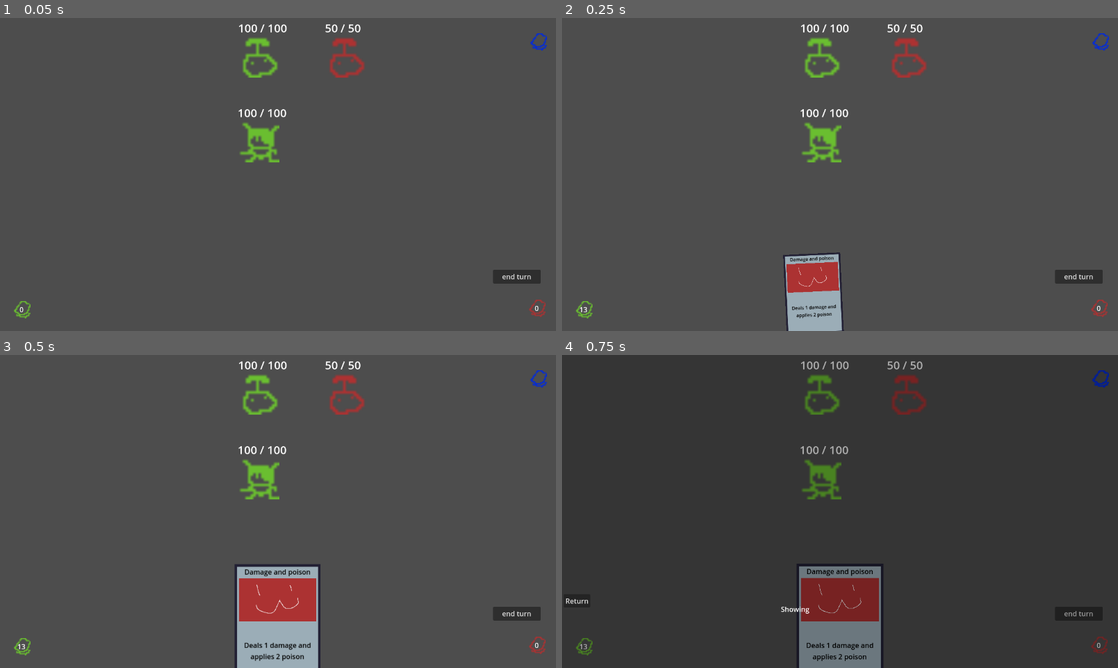
Above: before the commit, frames 1-4 (two rows, left to right).
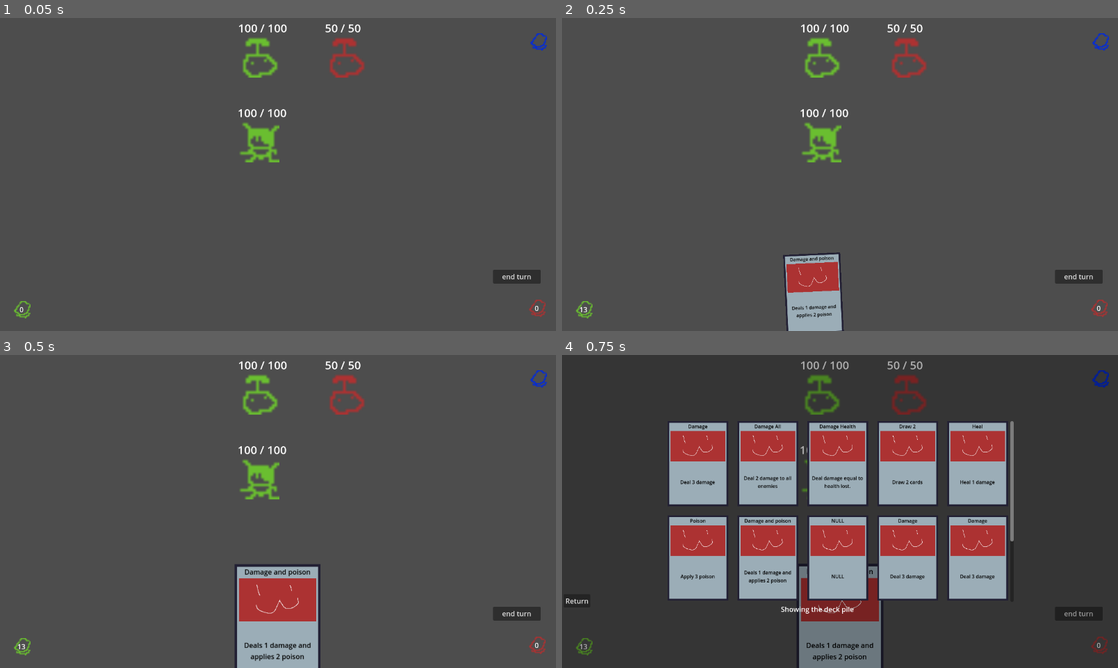
Above: after the commit, the same moments.

Repository: Saplings-Projects/1M_sub
Game: Godot game, scene res://#Scenes/TestingScene.tscn
The game is run twice, just before and just after one commit, with the same random seed, the same clock (stepped at 60 frames per second) and the same inputs.
Inputs (mouse positions are in pixels of both pictures, inside the frame that each line leads up to):
- Up to frame 1 (0.05 s): no input
- Up to frame 2 (0.25 s): no input
- Up to frame 3 (0.5 s): no input
- Up to frame 4 (0.75 s): click (1101, 380) at 0.5 s

Frames 1-3 are identical in both runs. In frame 4, 27% of the frame differs, in the area x 19-82%, y 21-83%.

Commit message:
added the "pile" after deck so it is consistent to the others pile

Diff:
--- a/UI/CardScrollUI.gd
+++ b/UI/CardScrollUI.gd
@@ -4,7 +4,7 @@
 
 var discard_pile: Array[CardBase] = CardManager.card_container.discard_pile
 var draw_pile: Array[CardBase]    = CardManager.card_container.draw_pile
-var deck: Array[CardBase]         = CardManager.card_container.default_deck
+var deck_pile: Array[CardBase]         = CardManager.card_container.default_deck
 var cards_to_display: Array[CardBase] = []
 var card_worlds: Array[CardWorld] = []
 var cardworld: CardWorld = null
@@ -34,9 +34,9 @@
 		"DrawPile":
 			cards_to_display = draw_pile
 			$Label.text = "Showing the draw pile"
-		"Deck":
-			cards_to_display = deck
-			$Label.text = "Showing the deck"
+		"DeckPile":
+			cards_to_display = deck_pile
+			$Label.text = "Showing the deck pile"
 
 	cards_to_display.sort()
 
